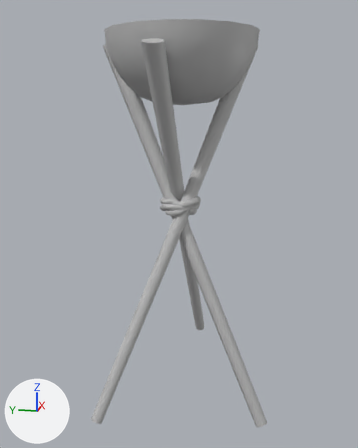
The FBX model Assets/Environment/SpecialPyre.fbx: old version first, new version second.
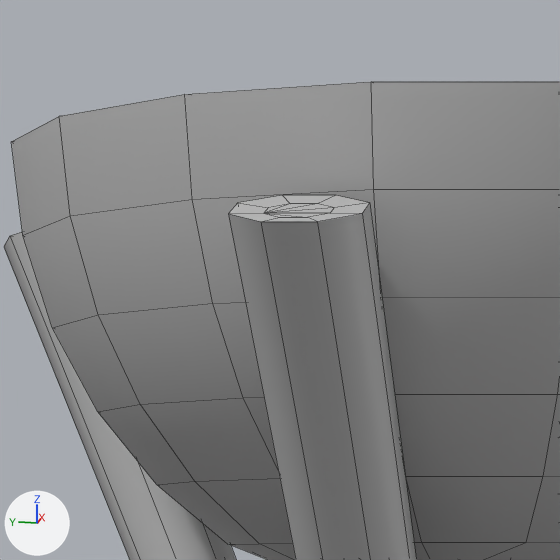
Old and new are each drawn whole from a 50 mm camera at (-1.633, -0.303, 0.941) aimed at (0.049, 0.034, 0.521) and again close up on the part from 29% to 55% of the width and 1% to 22% of the height. Arrows for +X, +Y and +Z are at lower left; the lights stay in place. The close-ups show mesh edges as thin lines. Where no turn or scale is listed for an object, it has been applied to the vertices.

Before the edit, the objects in view are built like this:
```python
me_mesh = bpy.data.meshes.new('Mesh')
me_mesh.from_pydata(...)  # 546 vertices, 546 faces; spans x -0.374..0.374, y -0.306..0.306, z -0.133..1.156
me_mesh.materials.append(mat_lambert1)  # grey #bcbcbc
ob_pyre = bpy.data.objects.new('Pyre', me_mesh)
ob_pyre.location = (0.0531, 0.0, 0.0)
```
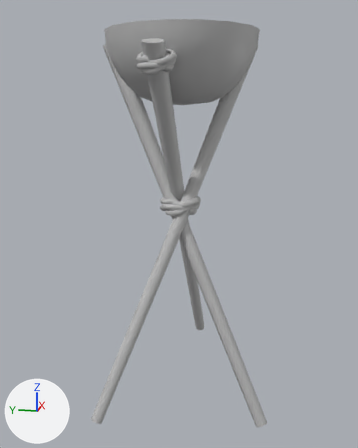
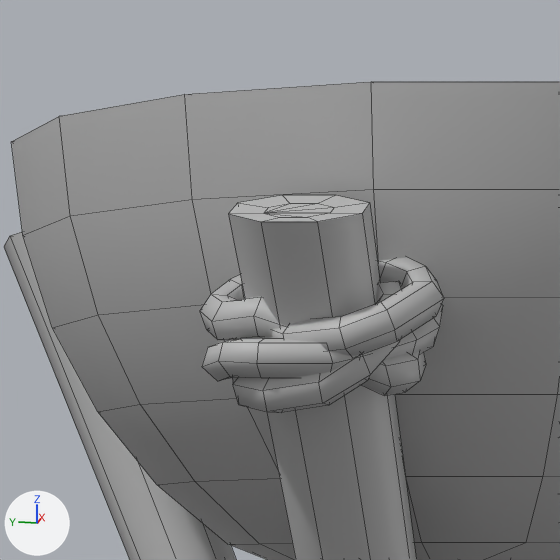
Where the newer file only moved an object's origin or applied its transform, the numbers keep the older frame.

What the commit changed:
me_mesh has 546 vertices, 546 faces and spans x -0.374..0.374, y -0.306..0.306, z -0.133..1.156.
me_mesh is used by ob_pyre; location (0.0531, 0.0, 0.0).
me_mesh part 1: the loose piece of 156 vertices spanning x -0.13..0.011, y -0.05..0.079, z 0.575..0.629 is copied, and the copy is turned -22.5 degrees about the y axis through its middle and scaled by 0.809, then moved by (-0.247, 0.017, 0.448); it spans x -0.362..-0.254, y -0.021..0.084, z 1.012..1.081.
me_mesh part 2: the loose piece of 144 vertices spanning x -0.121..-0.003, y -0.057..0.087, z 0.574..0.647 is copied, and the copy is turned -22.5 degrees about the y axis through its middle and scaled by 0.809, then moved by (-0.249, 0.017, 0.445); it spans x -0.357..-0.272, y -0.026..0.09, z 1.02..1.095.

Location of each change, [x1, y1, x2, y2] in pixels of the close-ups (560 x 560 px):
part 1 of me_mesh, added: after [202, 281, 443, 413]
part 2 of me_mesh, added: after [200, 257, 444, 395]
